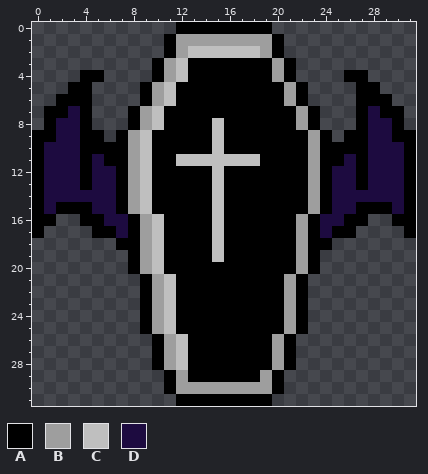
File history of a pixel-art sprite, assets/images/ships/ship_vampire.png. The picture above was drawn from the file before the commit.
The file is 128x128 pixels, drawn in blocks of 4x4; one block is one cell here.
Palette (. is transparent): A #000000  B #9e9e9e  C #bfbfbf  D #1d0b40
Pixels before, first column x 0:
 0 ............AAAAAAAA............
 1 ...........ABBBBBBBBA...........
 2 ...........ABCCCCCCBA...........
 3 ..........ABCAAAAAAABA..........
 4 ....AA....ABCAAAAAAABA....AA....
 5 ...AA....ABCAAAAAAAAABA....AA...
 6 ..AAA....ABCAAAAAAAAABA....AAA..
 7 .AADA...ABCAAAAAAAAAAABA...ADAA.
 8 .ADDA...ABCAAAACAAAAAABA...ADDA.
 9 AADDAA.ABCAAAAACAAAAAAABA.AADDAA
10 ADDDAAAABCAAAAACAAAAAAABAAAADDDA
11 ADDDADAABCAACCCCCCCAAAABAADADDDA
12 ADDDADDABCAAAAACAAAAAAABADDADDDA
13 ADDDADDABCAAAAACAAAAAAABADDADDDA
14 ADDDDDDABCAAAAACAAAAAAABADDDDDDA
15 ADAAADDABCAAAAACAAAAAAABADDAAADA
16 AA..AADDABCAAAACAAAAAABADDAA..AA
17 A....AADABCAAAACAAAAAABADAA....A
18 .......AABCAAAACAAAAAABAA.......
19 ........ABCAAAACAAAAAABA........
20 ........ABCAAAAAAAAAAABA........
21 .........ABCAAAAAAAAABA.........
22 .........ABCAAAAAAAAABA.........
23 .........ABCAAAAAAAAABA.........
24 .........ABCAAAAAAAAABA.........
25 .........ABCAAAAAAAAABA.........
26 ..........ABCAAAAAAABA..........
27 ..........ABCAAAAAAABA..........
28 ..........ABCAAAAAAABA..........
29 ...........ABAAAAAABA...........
30 ...........ABBBBBBBBA...........
31 ............AAAAAAAA............
The result:
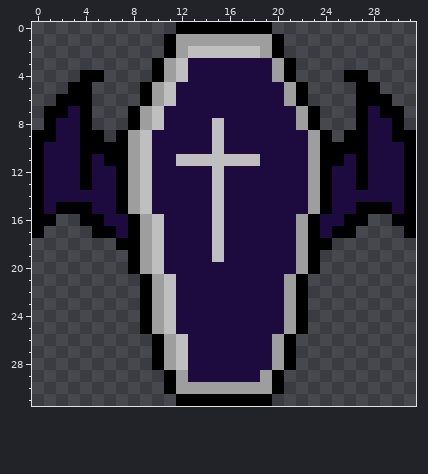
Difference:
{"y":3,"x":13,"old":"AAAAAAA","new":"DDDDDDD"}
{"y":4,"x":13,"old":"AAAAAAA","new":"DDDDDDD"}
{"y":5,"x":12,"old":"AAAAAAAAA","new":"DDDDDDDDD"}
{"y":6,"x":12,"old":"AAAAAAAAA","new":"DDDDDDDDD"}
{"y":7,"x":11,"old":"AAAAAAAAAAA","new":"DDDDDDDDDDD"}
{"y":8,"x":11,"old":"AAAA","new":"DDDD"}
{"y":8,"x":16,"old":"AAAAAA","new":"DDDDDD"}
{"y":9,"x":10,"old":"AAAAA","new":"DDDDD"}
{"y":9,"x":16,"old":"AAAAAAA","new":"DDDDDDD"}
{"y":10,"x":10,"old":"AAAAA","new":"DDDDD"}
{"y":10,"x":16,"old":"AAAAAAA","new":"DDDDDDD"}
{"y":11,"x":10,"old":"AA","new":"DD"}
{"y":11,"x":19,"old":"AAAA","new":"DDDD"}
{"y":12,"x":10,"old":"AAAAA","new":"DDDDD"}
{"y":12,"x":16,"old":"AAAAAAA","new":"DDDDDDD"}
{"y":13,"x":10,"old":"AAAAA","new":"DDDDD"}
{"y":13,"x":16,"old":"AAAAAAA","new":"DDDDDDD"}
{"y":14,"x":10,"old":"AAAAA","new":"DDDDD"}
{"y":14,"x":16,"old":"AAAAAAA","new":"DDDDDDD"}
{"y":15,"x":10,"old":"AAAAA","new":"DDDDD"}
{"y":15,"x":16,"old":"AAAAAAA","new":"DDDDDDD"}
{"y":16,"x":11,"old":"AAAA","new":"DDDD"}
{"y":16,"x":16,"old":"AAAAAA","new":"DDDDDD"}
{"y":17,"x":11,"old":"AAAA","new":"DDDD"}
{"y":17,"x":16,"old":"AAAAAA","new":"DDDDDD"}
{"y":18,"x":11,"old":"AAAA","new":"DDDD"}
{"y":18,"x":16,"old":"AAAAAA","new":"DDDDDD"}
{"y":19,"x":11,"old":"AAAA","new":"DDDD"}
{"y":19,"x":16,"old":"AAAAAA","new":"DDDDDD"}
{"y":20,"x":11,"old":"AAAAAAAAAAA","new":"DDDDDDDDDDD"}
{"y":21,"x":12,"old":"AAAAAAAAA","new":"DDDDDDDDD"}
{"y":22,"x":12,"old":"AAAAAAAAA","new":"DDDDDDDDD"}
{"y":23,"x":12,"old":"AAAAAAAAA","new":"DDDDDDDDD"}
{"y":24,"x":12,"old":"AAAAAAAAA","new":"DDDDDDDDD"}
{"y":25,"x":12,"old":"AAAAAAAAA","new":"DDDDDDDDD"}
{"y":26,"x":13,"old":"AAAAAAA","new":"DDDDDDD"}
{"y":27,"x":13,"old":"AAAAAAA","new":"DDDDDDD"}
{"y":28,"x":13,"old":"AAAAAAA","new":"DDDDDDD"}
{"y":29,"x":13,"old":"AAAAAA","new":"DDDDDD"}
